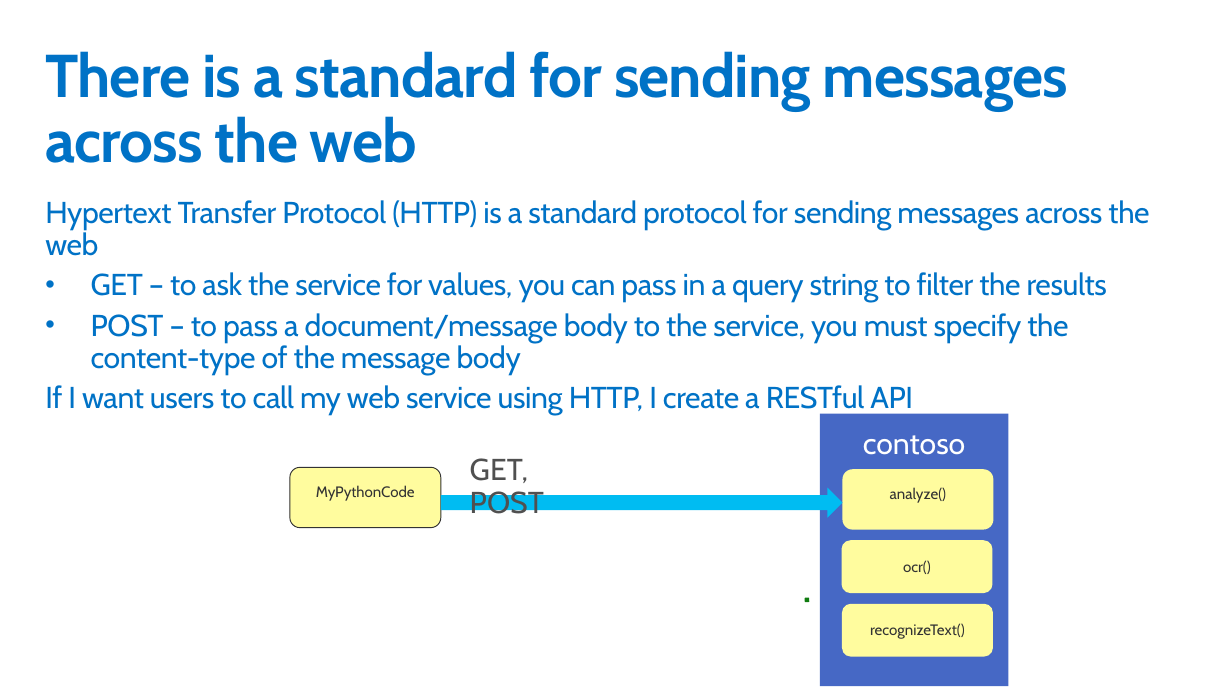
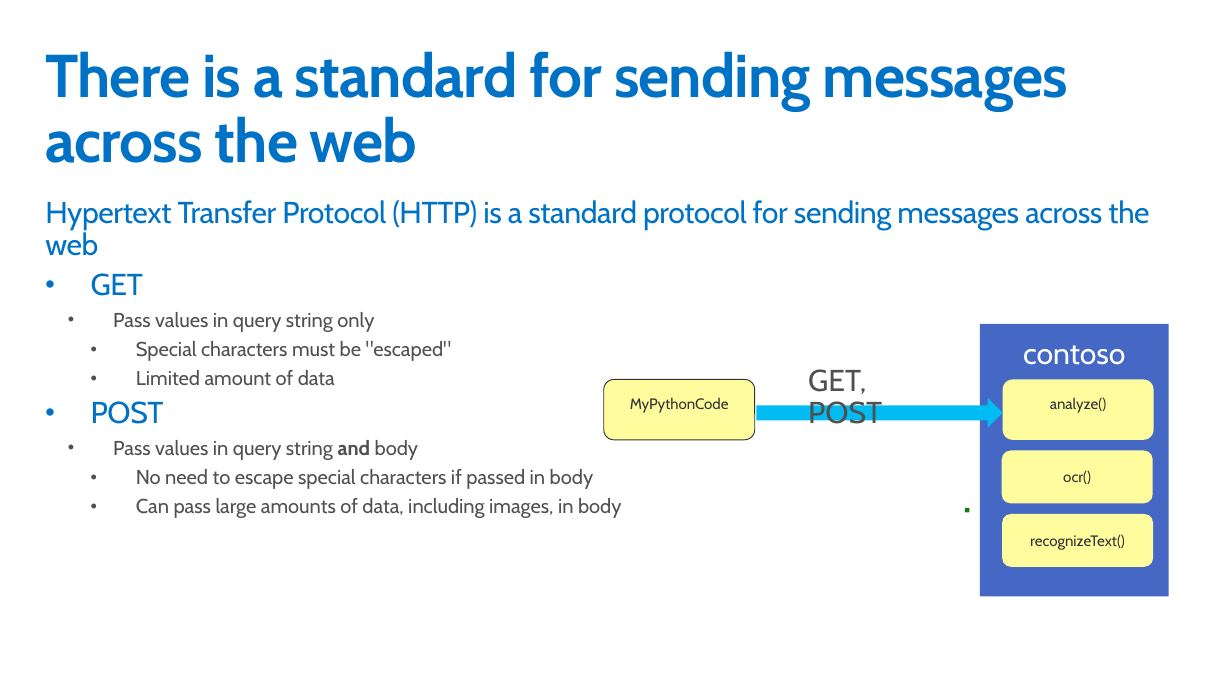
Before and after one commit to GeekTrainer/python-getting-started, a slide deck: slide 5 of Slides/16 - CallingAPI.pptx. Drawn at 1232x693 pixels with LibreOffice and Linux fonts; fonts in the diff are those of the drawing. Boxes give left, top, right and bottom in pixels: in the first picture for what was removed or moved away, otherwise in the second. Text is boxed around its words. In the diff, an @@ line names an element or a change of style, - is before the commit and + after.

```diff
--- a/Slides/16 - CallingAPI.pptx
+++ b/Slides/16 - CallingAPI.pptx
@@ text at (91,273,621,518): text changed; size 24 to 16 pt; text colour #0072C6 to #505050 @@
-• GET – to ask the service for values, you can pass in a query string to filter the results
-• POST – to pass a document/message body to the service, you must specify the content-type of the message body
-If I want users to call my web service using HTTP, I create a RESTful API
+• GET
+  • Pass values in query string only
+    • Special characters must be "escaped"
+    • Limited amount of data
+• POST
+  • Pass values in query string and body
+    • No need to escape special characters if passed in body
+    • Can pass large amounts of data, including images, in body
@@ text "GET, POST": place and size @@
-text "GET, POST" at (470,458,544,520)
+text "GET, POST" at (808,369,882,431)
@@ rounded rectangle "MyPythonCode": place and size @@
-rounded rectangle "MyPythonCode" at (290,467,441,528)
+rounded rectangle "MyPythonCode" at (604,380,756,440)
@@ right arrow: place and size @@
-right arrow at (441,487,842,517)
+right arrow at (756,398,1003,428)
@@ 4 rounded rectangles, 1 rectangle: place and size @@
-4 rounded rectangles, 1 rectangle at (804,414,1008,687)
+4 rounded rectangles, 1 rectangle at (965,323,1169,596)
```
Also in this commit, not shown: 4 other slides changed, 5 other files.
